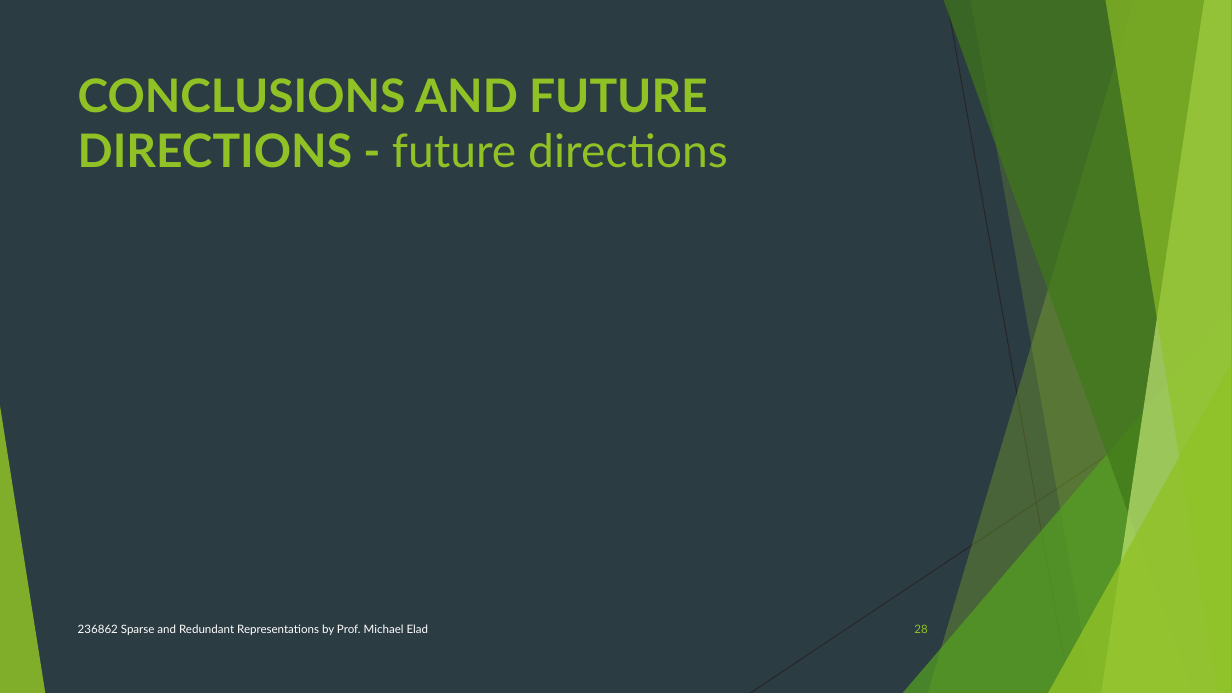
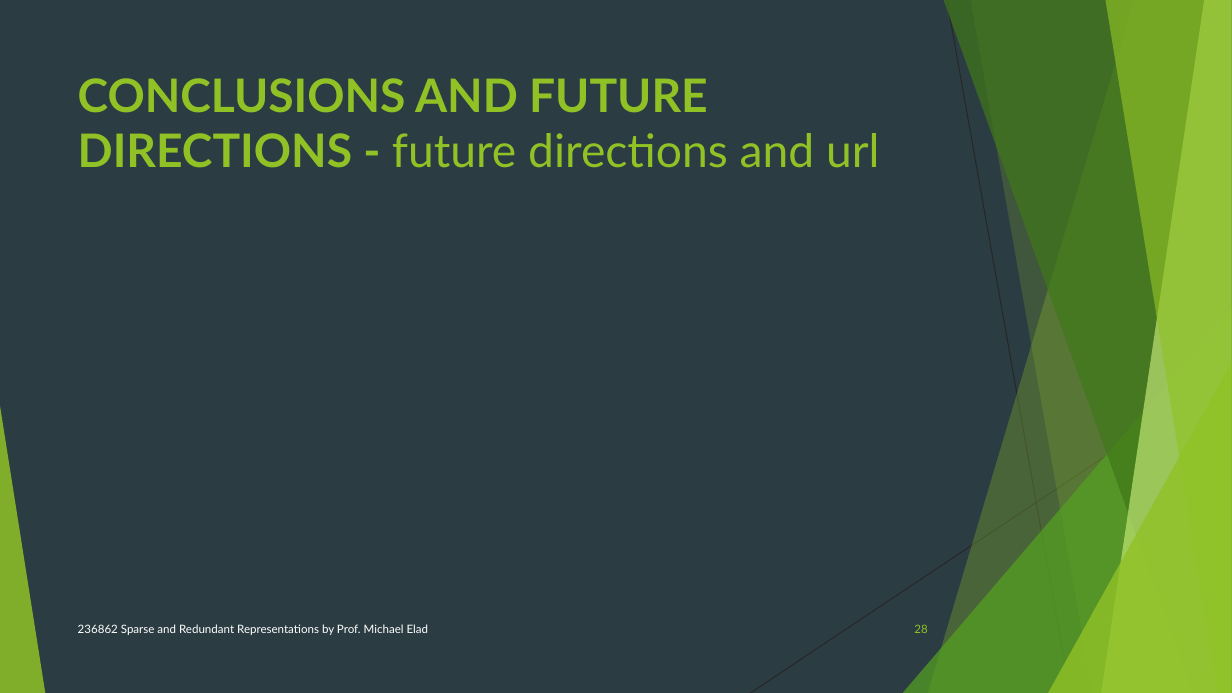
Before and after one commit to neryah/PATCH-DISAGREEMENT-AS-A-WAY-TO-IMPROVE-K-SVD-DENOISING-implementation-and-improvement, a slide deck: slide 28 of project-presentation.pptx. Drawn at 1232x693 pixels with LibreOffice and Linux fonts; fonts in the diff are those of the drawing; grey boxes stand for pictures. Boxes give left, top, right and bottom in pixels: in the first picture for what was removed or moved away, otherwise in the second. Text is boxed around its words. In the diff, an @@ line names an element or a change of style, - is before the commit and + after.

```diff
--- a/project-presentation.pptx
+++ b/project-presentation.pptx
@@ title at [78,78,879,168]: text changed @@
-CONCLUSIONS AND FUTURE DIRECTIONS - future directions
+CONCLUSIONS AND FUTURE DIRECTIONS - future directions and url
```
Also in this commit, not shown: 1 other slide changed, 1 other file.
